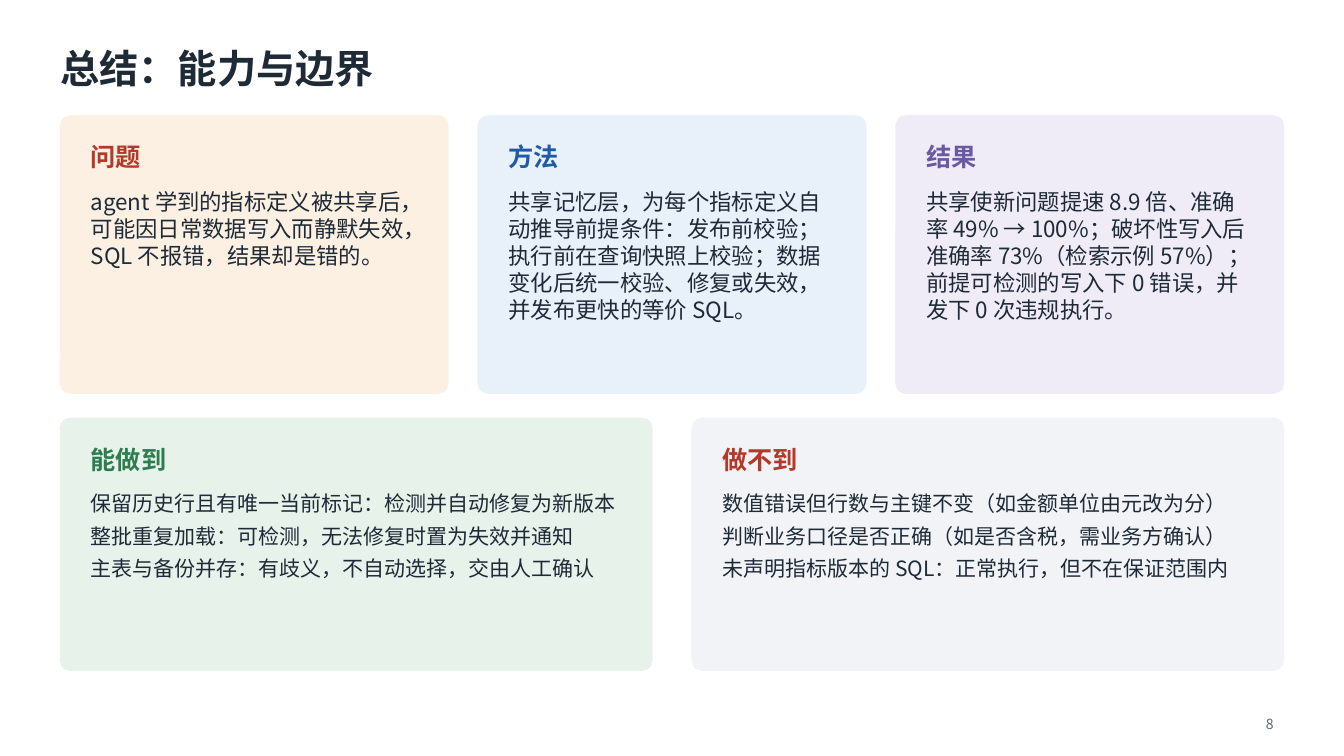
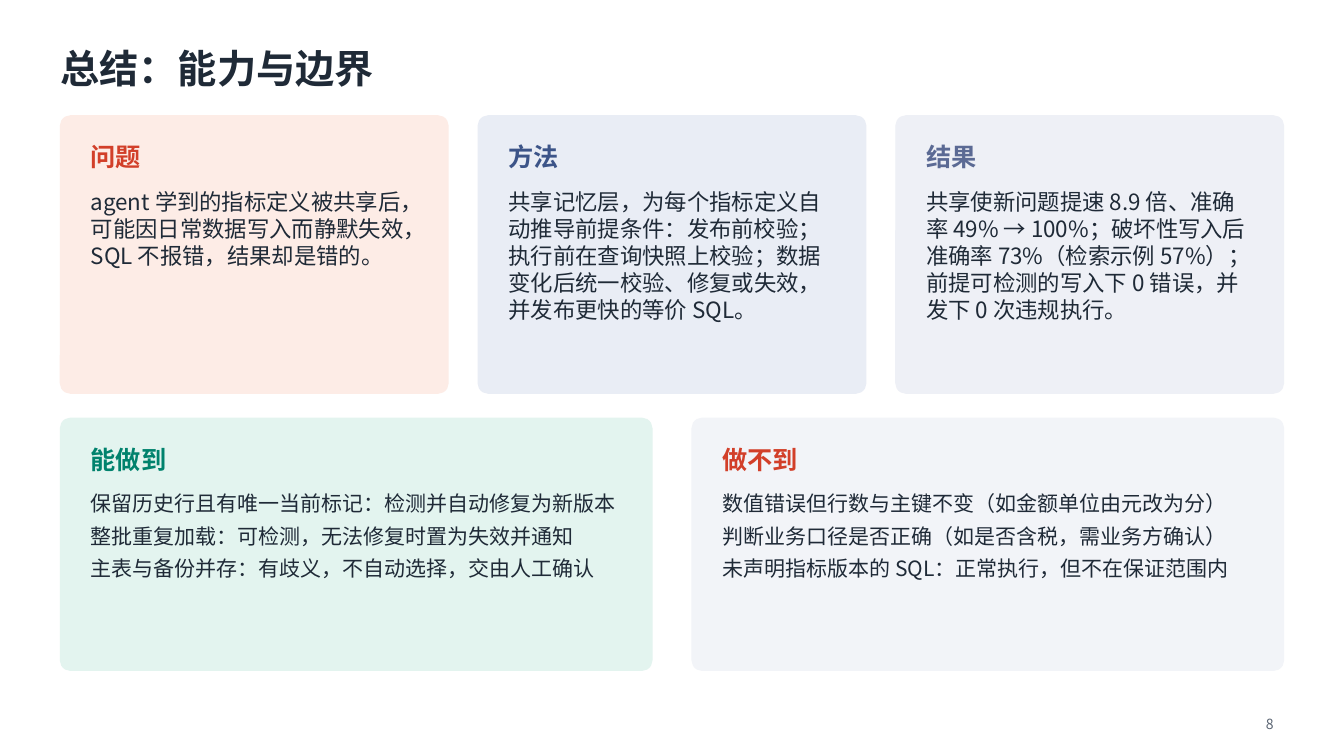
Before and after one commit to mmmttt000045/agent4db-adapter, a slide deck: slide 8 of docs/mavra-system.pptx. Drawn at 1344x756 pixels with LibreOffice and Linux fonts; fonts in the diff are those of the drawing. Boxes give left, top, right and bottom in pixels: in the first picture for what was removed or moved away, otherwise in the second. Text is boxed around its words. In the diff, an @@ line names an element or a change of style, - is before the commit and + after.

```diff
--- a/docs/mavra-system.pptx
+++ b/docs/mavra-system.pptx
@@ rounded rectangle at [60, 116, 448, 393]: fill #FBF0E2 to #FDECE6; outline #FBF0E2 1 pt to #FDECE6 1 pt @@
@@ rounded rectangle at [478, 116, 865, 393]: fill #E8F0FA to #E9EDF5; outline #E8F0FA 1 pt to #E9EDF5 1 pt @@
@@ rounded rectangle at [896, 116, 1284, 393]: fill #EFECF7 to #EEF0F6; outline #EFECF7 1 pt to #EEF0F6 1 pt @@
@@ text "问题" at [91, 145, 141, 168]: text colour #B5392A to #D23F29 @@
@@ text "方法" at [508, 144, 558, 168]: text colour #1D5BA6 to #3C5488 @@
@@ text "结果" at [926, 144, 976, 168]: text colour #6A58A3 to #5B6A94 @@
@@ rounded rectangle at [60, 418, 652, 670]: fill #E6F2EA to #E3F4EF; outline #E6F2EA 1 pt to #E3F4EF 1 pt @@
@@ rounded rectangle at [693, 418, 1285, 670]: fill #F1F3F6 to #F2F4F8; outline #F1F3F6 1 pt to #F2F4F8 1 pt @@
@@ text "能做到" at [91, 447, 167, 472]: text colour #2E7D4F to #00826D @@
@@ text "做不到" at [722, 447, 798, 472]: text colour #B5392A to #D23F29 @@
```
Also in this commit, not shown: 7 other slides changed, 14 other files.
